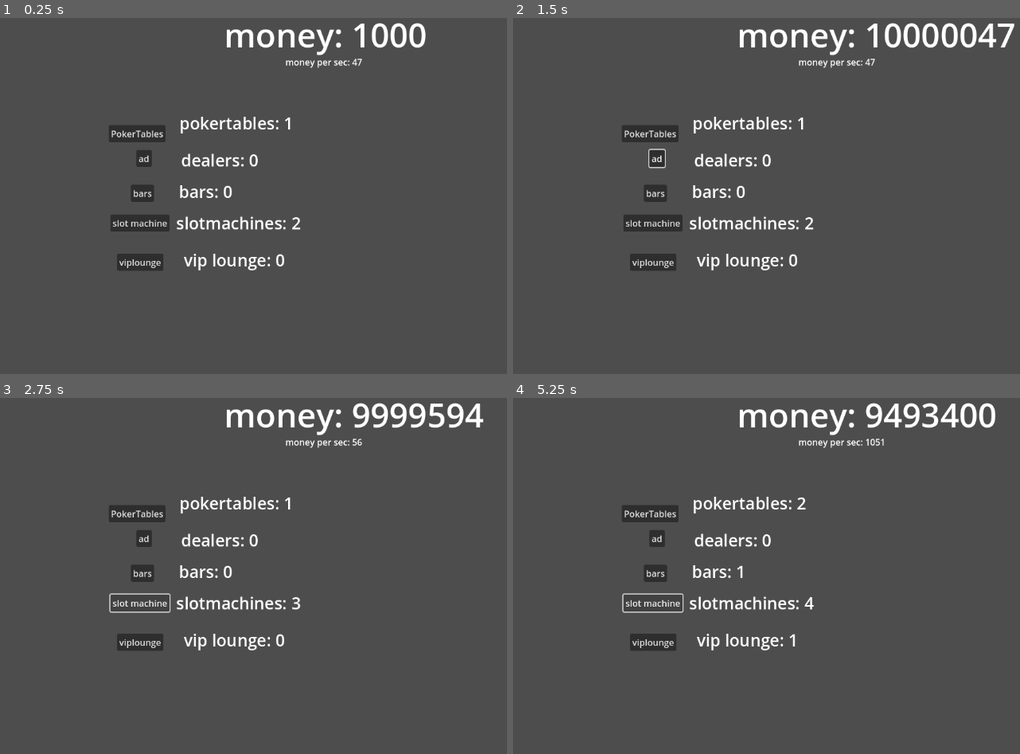
Above: before the commit, frames 1-4 (two rows, left to right).
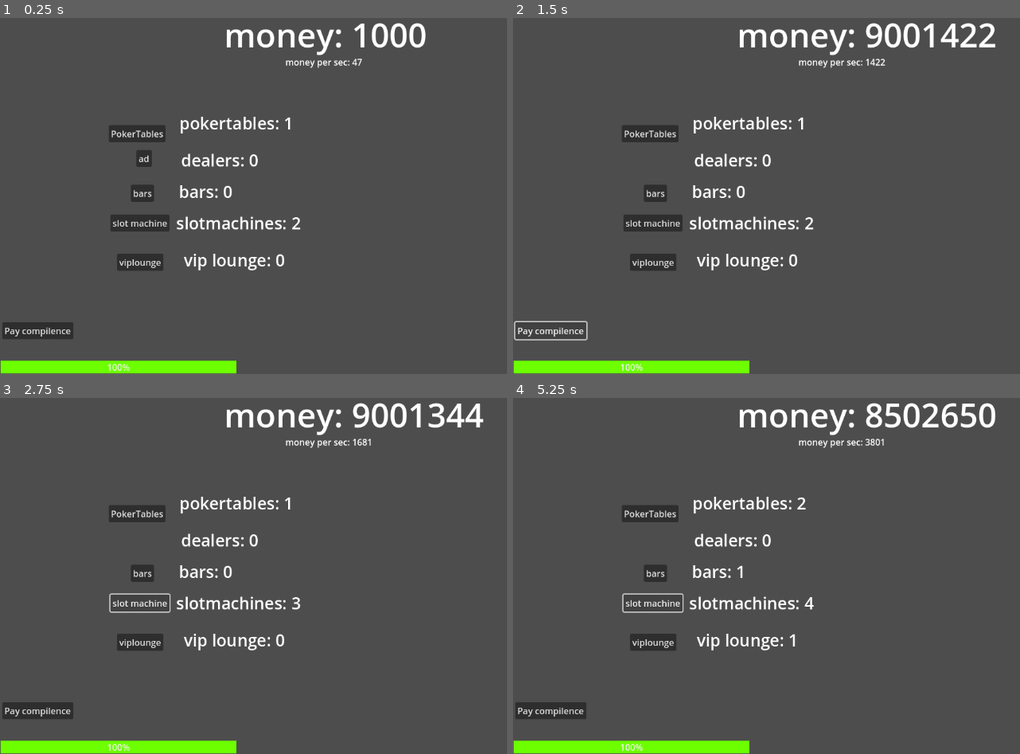
Above: after the commit, the same moments.

Repository: newdevtoo/you-are-the-casino
Game: Godot game, scene res://scenes/playing/playing.tscn
Same seed, same stepped clock (60 frames per second), same inputs: the game is played once before the commit and once after it. The project has no main scene, so this scene is started directly.
Inputs (mouse positions are in pixels of both pictures, inside the frame that each line leads up to):
- Up to frame 1 (0.25 s): no input
- Up to frame 2 (1.5 s): click "ad" at 0.5 s; click (548, 331) at 1.25 s, where only the run after the commit has a clickable "Pay compilence"
- Up to frame 3 (2.75 s): click "slot machine" at 2 s
- Up to frame 4 (5.25 s): click "PokerTables" at 2.75 s; click "bars" at 3.5 s; click "viplounge" at 4.25 s; click "slot machine" at 5 s

The runs differ from the first frame. In frame 1, 2.4% of the frame differs, in the area x 0-47%, y 85-100%; in frame 2, 3.1%; in frame 3, 3.1%; in frame 4, 3.2%, in the area x 0-92%, y 1-100%.
Error before the commit: Invalid call. Nonexistent function 'hide' in base 'Timer'. (res://scenes/playing/playing.gd:73)

Commit message:
nice
added the license can go back up

Diff:
--- a/you-are-the-casino/scenes/playing/playing.gd
+++ b/you-are-the-casino/scenes/playing/playing.gd
@@ -3,22 +3,25 @@
 @onready var label: Label = $labels/moneylab
 @onready var slotsmac: Label = $labels/slotsmac
 @onready var pokertables: Label = $labels/pokertables
-@onready var dealers: Label = $labels/dealers
 @onready var bars: Label = $labels/bar
 @onready var moneypersec: Label = $labels/moneypersec
 @onready var viplounge: Label = $labels/viplounge
 @onready var adtimer: Timer = $timers/adtimer
+@onready var ad: Button = $buttons/ad
+@onready var license: ProgressBar = $license
 
 
 func _process(delta: float) -> void:
 	slotsmac.text = "slotmachines: " + str(Gamemanager.slot_machines)
 	pokertables.text = "pokertables: " + str(Gamemanager.poker_tables)
-	dealers.text = "dealers: " + str(Gamemanager.dealers)
 	moneypersec.text = "money per sec: " + str(Gamemanager.income_per_second * Gamemanager.income_multiplier - Gamemanager.running_costs_per_second)
 	bars.text = "bars: " + str(Gamemanager.bar)
 	viplounge.text = "vip lounge: " + str(Gamemanager.vip)
+	license.value = Gamemanager.license
+	if license.value < 1:
+		hide()
 
-
+#buttons
 func _input(event: InputEvent) -> void:
 	if Input.is_action_just_pressed("clicked") and get_global_mouse_position().x > 585.0:
 		click()
@@ -70,16 +73,27 @@
 
 func _on_ad_pressed() -> void:
 	if Gamemanager.money >= 1000000:
-		adtimer.hide()
+		ad.hide()
 		adtimer.start()
 		Gamemanager.money -= 1000000
 		Gamemanager.income_multiplier += 25
 		label.text = "money: " + str(Gamemanager.money)
 
+
+
+func _on_paycompilence_pressed() -> void:
+	if Gamemanager.money >= 1000:
+		Gamemanager.money -= 1000
+		Gamemanager.license += 20
+
+
+#timers
 func _on_adtimer_timeout() -> void:
 	Gamemanager.income_multiplier -= 25
 	label.text = "money: " + str(Gamemanager.money)
 
+func _on_licensetimer_timeout() -> void:
+	Gamemanager.license -= Gamemanager.license_decay_per_minute
 
 
 func click():
--- a/you-are-the-casino/scenes/playing/playing.tscn
+++ b/you-are-the-casino/scenes/playing/playing.tscn
@@ -1,7 +1,13 @@
-[gd_scene load_steps=3 format=3 uid="uid://dk7tra5wtnpwi"]
+[gd_scene load_steps=5 format=3 uid="uid://dk7tra5wtnpwi"]
 
 [ext_resource type="Script" uid="uid://b0sj5xrvt6g6s" path="res://script/managers/gamemanager.gd" id="1_rsnxg"]
 [ext_resource type="Script" uid="uid://br80xixvdeii6" path="res://scenes/playing/playing.gd" id="1_s6t64"]
+
+[sub_resource type="StyleBoxFlat" id="StyleBoxFlat_s6t64"]
+bg_color = Color(1, 0, 0, 1)
+
+[sub_resource type="StyleBoxFlat" id="StyleBoxFlat_b21gc"]
+bg_color = Color(0.427451, 1, 0, 1)
 
 [node name="playing" type="Node2D"]
 script = ExtResource("1_s6t64")
@@ -74,6 +80,11 @@
 [node name="adtimer" type="Timer" parent="timers"]
 wait_time = 30.0
 
+[node name="licensetimer" type="Timer" parent="timers"]
+autostart = true
+
+[node name="adtomertoshow" type="Timer" parent="timers"]
+
 [node name="buttons" type="Node2D" parent="."]
 
 [node name="slotmac" type="Button" parent="buttons"]
@@ -111,13 +122,31 @@
 offset_bottom = 273.0
 text = "ad"
 
+[node name="paycompilence" type="Button" parent="buttons"]
+offset_left = 4.0
+offset_top = 554.0
+offset_right = 133.0
+offset_bottom = 585.0
+text = "Pay compilence"
+
 [node name="Button" type="Node2D" parent="."]
 position = Vector2(603, 246)
 
+[node name="license" type="ProgressBar" parent="."]
+offset_left = 1.0
+offset_top = 624.0
+offset_right = 428.0
+offset_bottom = 647.0
+theme_override_styles/background = SubResource("StyleBoxFlat_s6t64")
+theme_override_styles/fill = SubResource("StyleBoxFlat_b21gc")
+value = 100.0
+
 [connection signal="timeout" from="timers/addmoney" to="." method="_on_addmoney_timeout"]
 [connection signal="timeout" from="timers/adtimer" to="." method="_on_adtimer_timeout"]
+[connection signal="timeout" from="timers/licensetimer" to="." method="_on_licensetimer_timeout"]
 [connection signal="pressed" from="buttons/slotmac" to="." method="_on_button_pressed"]
 [connection signal="pressed" from="buttons/pokertable" to="." method="_on_pokertable_pressed"]
 [connection signal="pressed" from="buttons/bars" to="." method="_on_bars_pressed"]
 [connection signal="pressed" from="buttons/viplounge" to="." method="_on_viplounge_pressed"]
 [connection signal="pressed" from="buttons/ad" to="." method="_on_ad_pressed"]
+[connection signal="pressed" from="buttons/paycompilence" to="." method="_on_paycompilence_pressed"]
--- a/you-are-the-casino/script/managers/gamemanager.gd
+++ b/you-are-the-casino/script/managers/gamemanager.gd
@@ -18,7 +18,6 @@
 var total_buildings: int = 0
 var slot_machines: int = 2
 var poker_tables: int = 1
-var dealers: int = 0
 var bar: int = 0
 var vip: int = 0
 
